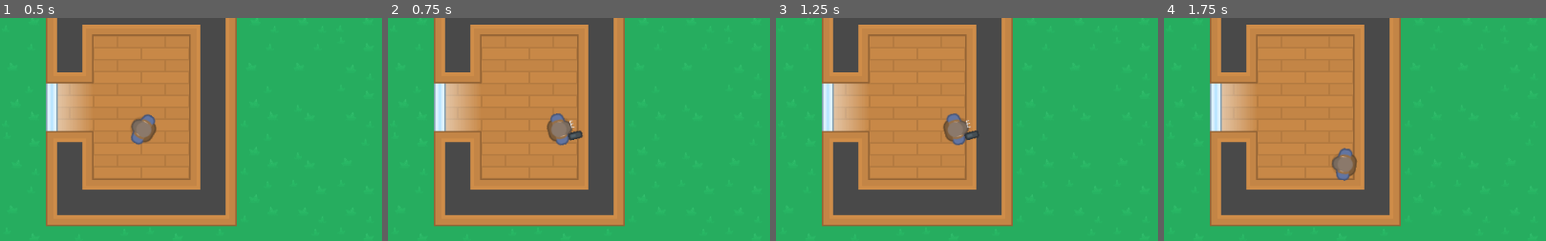
Above: before the commit, frames 1-4 (left to right).
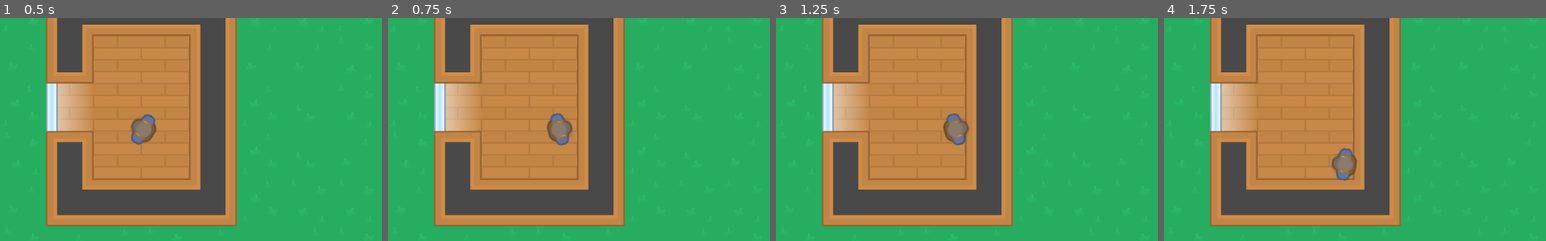
Above: after the commit, the same moments.

Repository: BrunoM24/Top-Down-Simple-Game
Game: Godot game, scene res://src/World.tscn
Two runs of this game, one before a commit and one after it. Both use one fixed random seed, a clock stepped at 60 frames per second and the inputs below.
Inputs (mouse positions are % of the whole screen's width and height, from its top left):
- Up to frame 1 (0.5 s): no input
- Up to frame 2 (0.75 s): tap Enter at 0.5 s; move the mouse to (72, 45) at 0.52 s; hold D (move_right) from 0.53 s (still down); hold Right mouse button (right_trigger) from 0.53 s (still down)
- Up to frame 3 (1.25 s): keep holding D (move_right); keep holding Right mouse button (right_trigger)
- Up to frame 4 (1.75 s): tap Space at 1.25 s; move the mouse to (30, 55) at 1.27 s; release D (move_right) at 1.28 s; release Right mouse button (right_trigger) at 1.28 s; hold S (move_down) from 1.28 s (still down); tap E (interact) at 1.35 s; right-click (30, 55) at 1.55 s
The pictures show only the part of the screen within x 32-82%, y 28-78%; the shares and areas given below are measured in that part.

Frame 1 is identical in both runs. In frame 2, 0.2% of the frame differs, in the area x 47-51%, y 45-56%; in frame 3, 0.1%; in frame 4, nothing differs.
Error before the commit: Invalid call. Nonexistent function 'get_parent' in base 'Nil'. (res://src/player/Player.gd:62)

Commit message:
Player - Removed the logic to invoke and equip a Gun when receiving the right_trigger Input

Diff:
--- a/src/player/Player.gd
+++ b/src/player/Player.gd
@@ -9,7 +9,6 @@
 var _velocity := Vector2.ZERO
 
 var gun: Gun
-var gunScene: PackedScene = preload("res://src/items/guns/Pistol.tscn")
 
 var pickableObjects: Array
 var pickableObject: Node2D
@@ -17,8 +16,7 @@
 
 func _unhandled_input(event: InputEvent) -> void:
 	if event.is_action_pressed("right_trigger") && !gun:
-		gun = gunScene.instance()
-		$RightHand.add_child(gun)
+		pass
 
 	if event.get_action_strength("left_trigger") && gun:
 		gun.unhandled_input(event)
Not shown: 3 places in src/player/Player.tscn that only renumber resources
